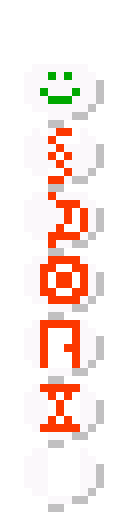
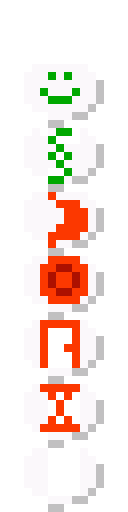
Layers edited between the first and the second w=128, h=512 image:
painted on "Layer" over (48, 128, 80, 296)
